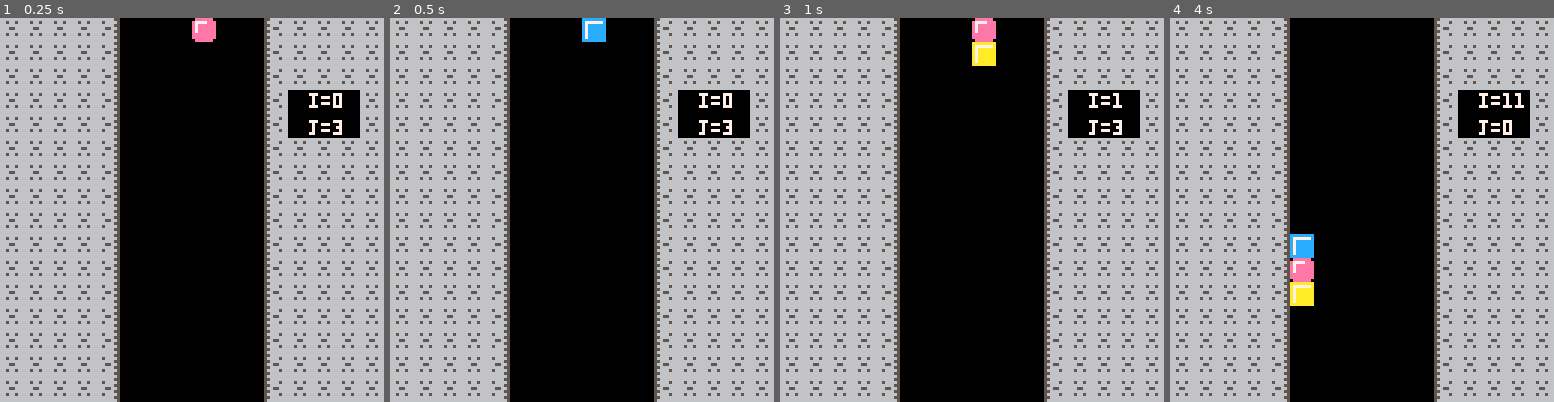
Above: before the commit, frames 1-4 (left to right).
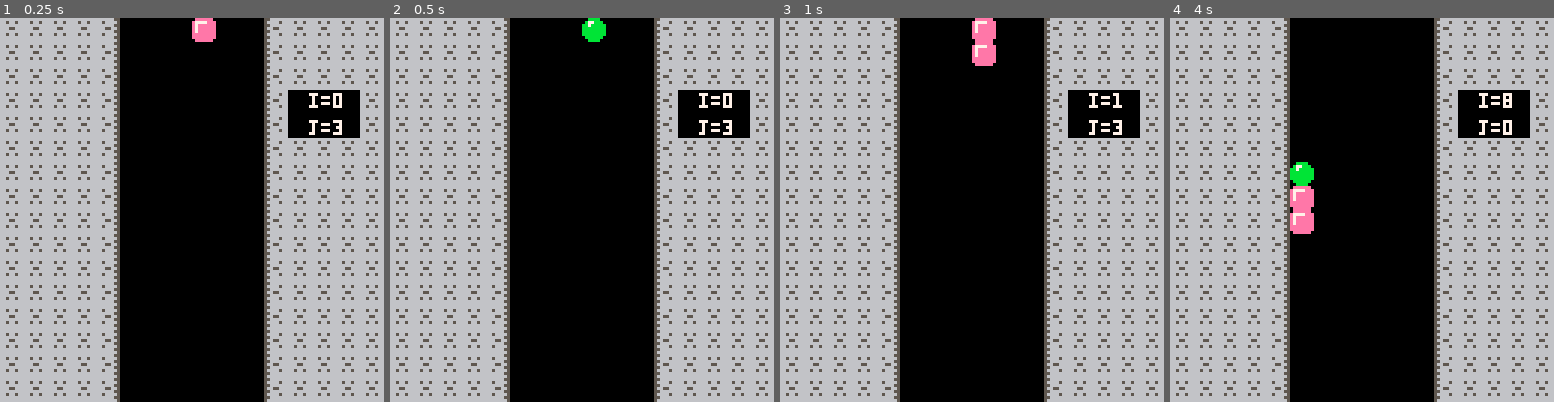
Above: after the commit, the same moments.

Repository: snipem/cavalcade
Game: PICO-8 cartridge columns.p8
Two runs of this game, one before a commit and one after it. Both use one fixed random seed, a clock stepped at 60 frames per second and the inputs below.
Inputs:
- Up to frame 1 (0.25 s): no input
- Up to frame 2 (0.5 s): tap X (X key) at 0.33 s
- Up to frame 3 (1 s): tap O (Z key) at 0.7 s
- Up to frame 4 (4 s): tap X (X key) at 1.07, 1.85, 2.97 s; hold Right 1.6-2.1 s; tap O (Z key) every 0.4 s from 1.7 to 3.7 s; hold Right 2.47-3.03 s; hold Left 3.08-3.58 s; hold Down 3.63-3.97 s

Frame 1 is identical in both runs. In frame 2, 0.4% of the frame differs, in the area x 50-57%, y 0-7%; in frame 3, 0.3%; in frame 4, 2.3%, in the area x 31-93%, y 19-75%.

Commit message:
Works in the middle

Diff:
--- a/columns.p8
+++ b/columns.p8
@@ -16,7 +16,7 @@
 max_columns = 5
 
 -- bigger is slower
-speed = 8
+speed = 18
 
 number_of_colors = 6
 
@@ -26,7 +26,6 @@
     board[i] = {}     -- create a new row
         for j=0,max_columns do
             slot = {}
-            slot.empty = false
             -- start from below
             spacer = 8
             slot.x = spacer + bottom_left + j * 8
@@ -47,7 +46,11 @@
 end
 
 function generate_new_colors()
-    colors = { rnd(number_of_colors), rnd(number_of_colors), rnd(number_of_colors) }
+    colors = {
+        flr(rnd(number_of_colors)),
+        flr(rnd(number_of_colors)),
+        flr(rnd(number_of_colors))
+    }
     return colors
 end
 
@@ -90,7 +93,7 @@
             print("Game Over")
             _init()
         end
-        calculate_points()
+        gravity()
         drop_new()
     else
 
@@ -117,13 +120,55 @@
     drop.timer += 1
 end
 
-function calculate_points()
+function clears_up(i,j)
     -- TODO Calculate Points and remove stones
-    printh("Calculation not yet implemented")
+
+    -- To the left xx0 if there is space to the left
+    debug.print({
+        board
+    })
+
+    color = board[i][j].color
+    if j > 2 and board[i][j-1].color == color and board[i][j-2].color == color then
+
+        printh("MATCH to left")
+        board[i][j].color = nil
+        board[i][j-1].color = nil
+        board[i][j-2].color = nil
+    end
+
+    -- To the right 0xx
+    if j < max_columns and
+        board[i][j].color ==
+        board[i][j+1].color ==
+        board[i][j+2].color then
+
+        printh("MATCH to right")
+        board[i][j].color = nil
+        board[i][j+1].color = nil
+        board[i][j+2].color = nil
+    end
+
+    -- xx0xx 4!
+    -- if board[i][j+1].color ==
+    --     color == board[i][j+2].color then
+    --     printh("MATCH to right")
+    --     board[i][j].color = nil
+    --     board[i][j+1].color = nil
+    --     board[i][j+2].color = nil
+    -- end
+
+    -- Upwards
+    -- Downwards
+end
+
+function gravity()
+    -- TODO Invoke gravity for removed stones
+    printh("Gravity not yet implemented")
 end
 
 function rotate()
-    -- TODO Find a better way
+    -- TODO Find a better way to copy values
     first = drop.colors[1]
     second = drop.colors[2]
     third = drop.colors[3]
@@ -154,8 +199,13 @@
 
             blocked_spot = board[i][j]
             if blocked_spot.color then
-                printh("Blocked spot in: " .. i ..",".. j)
-                spr(blocked_spot.color, board[i][j].x, board[i][j].y)
+                -- printh("Blocked spot in: " .. i ..",".. j)
+                if not clears_up(i,j) then
+                    spr(blocked_spot.color, board[i][j].x, board[i][j].y)
+                else
+                    printr("CLEAR BLOCK")
+                -- TODO remove block
+                end
             end
         end
     end
@@ -174,6 +224,41 @@
     poke(0x4300,0)
 end
 --- hack for external editor
+--
+-- DEBUGGING
+--
+debug = {}
+function debug.tstr(t, indent)
+ indent = indent or 0
+ local indentstr = ''
+ for i=0,indent do
+  indentstr = indentstr .. ' '
+ end
+ local str = ''
+ for k, v in pairs(t) do
+  if type(v) == 'table' then
+   str = str .. indentstr .. k .. '\n' .. debug.tstr(v, indent + 1) .. '\n'
+  else
+   str = str .. indentstr .. tostr(k) .. ': ' .. tostr(v) .. '\n'
+  end
+ end
+  str = sub(str, 1, -2)
+ return str
+end
+function debug.print(...)
+ printh("\n")
+ for v in all{...} do
+  if type(v) == "table" then
+   printh(debug.tstr(v))
+  elseif type(v) == "nil" then
+    printh("nil")
+  else
+   printh(v)
+  end
+ end
+end
+
+---
 
 __gfx__
 aaaaaaaacccccccc00888800000990000eeeeee000bbbb0000000000000000000000000000000000000000000000000000000000000000000000000000000000
